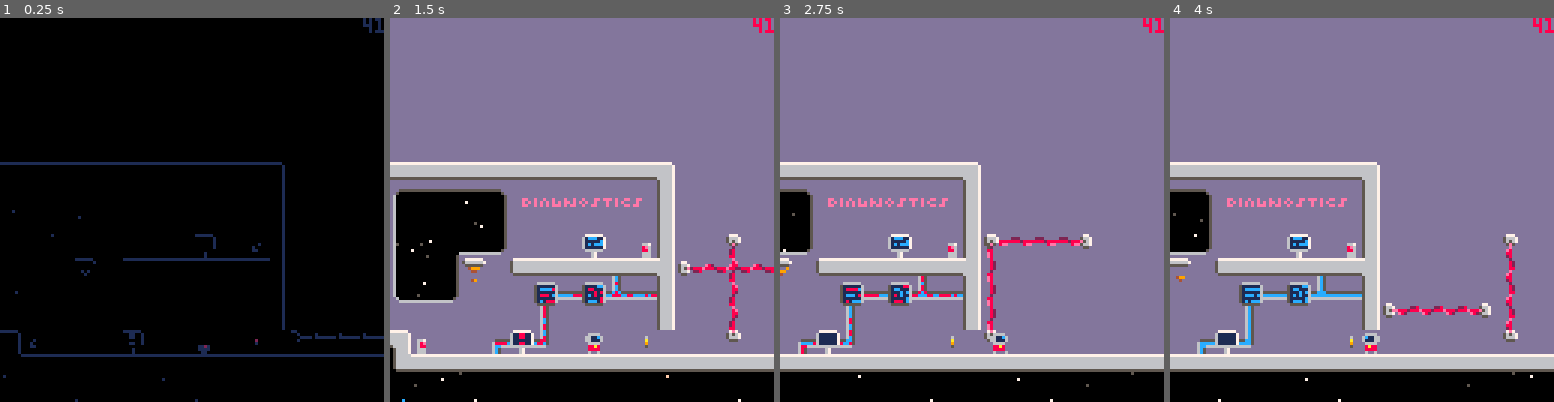
Above: before the commit, frames 1-4 (left to right).
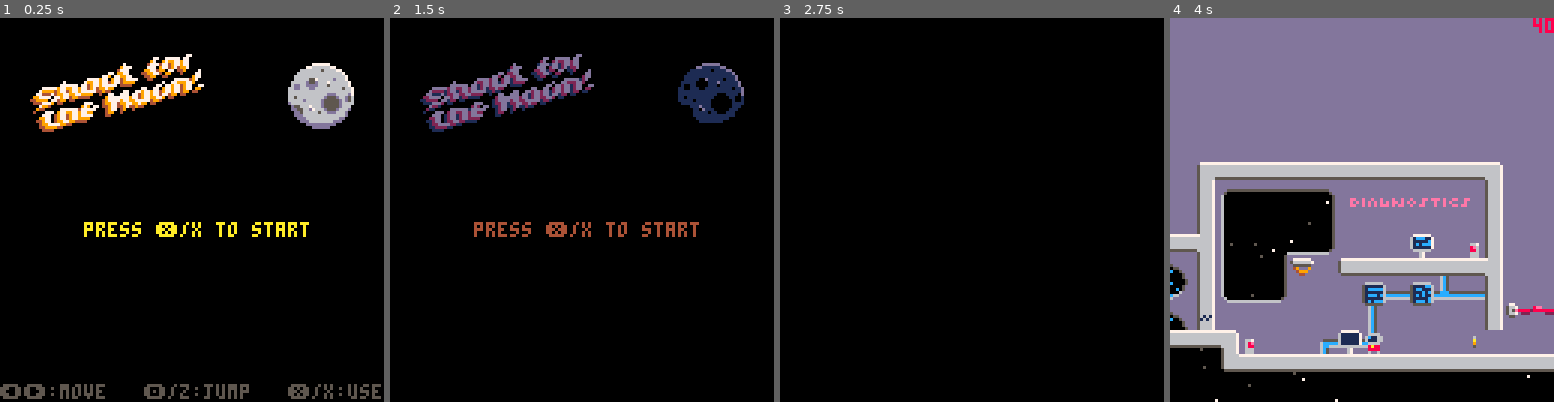
Above: after the commit, the same moments.

Repository: jgradim/gameoff-2020
Game: PICO-8 cartridge moonshot.p8
The game is run twice, just before and just after one commit, with the same random seed, the same clock (stepped at 60 frames per second) and the same inputs.
Inputs:
- Up to frame 1 (0.25 s): no input
- Up to frame 2 (1.5 s): tap X (X key) at 0.33, 1.07 s; tap O (Z key) at 0.7 s
- Up to frame 3 (2.75 s): hold Right 1.6-2.1 s; tap O (Z key) at 1.7, 2.1, 2.5 s; tap X (X key) at 1.85 s; hold Up 2.15-2.42 s; hold Right from 2.47 s (still down)
- Up to frame 4 (4 s): tap O (Z key) at 2.9, 3.3, 3.7 s; tap X (X key) at 2.97 s; release Right at 3.03 s; hold Left 3.08-3.58 s; hold Down 3.63-3.97 s

The runs differ from the first frame. In frame 1, 11% of the frame differs, in the area x 0-100%, y 0-100%; in frame 2, 84%; in frame 3, 91%; in frame 4, 24%.

Commit message:
restore title screen

Diff:
--- a/moonshot.p8
+++ b/moonshot.p8
@@ -589,7 +589,7 @@
 ---title scene---
 -----------------
 
-start_game_at=0
+start_game_at=nil
 
 scene_title={
  start_at=nil,
